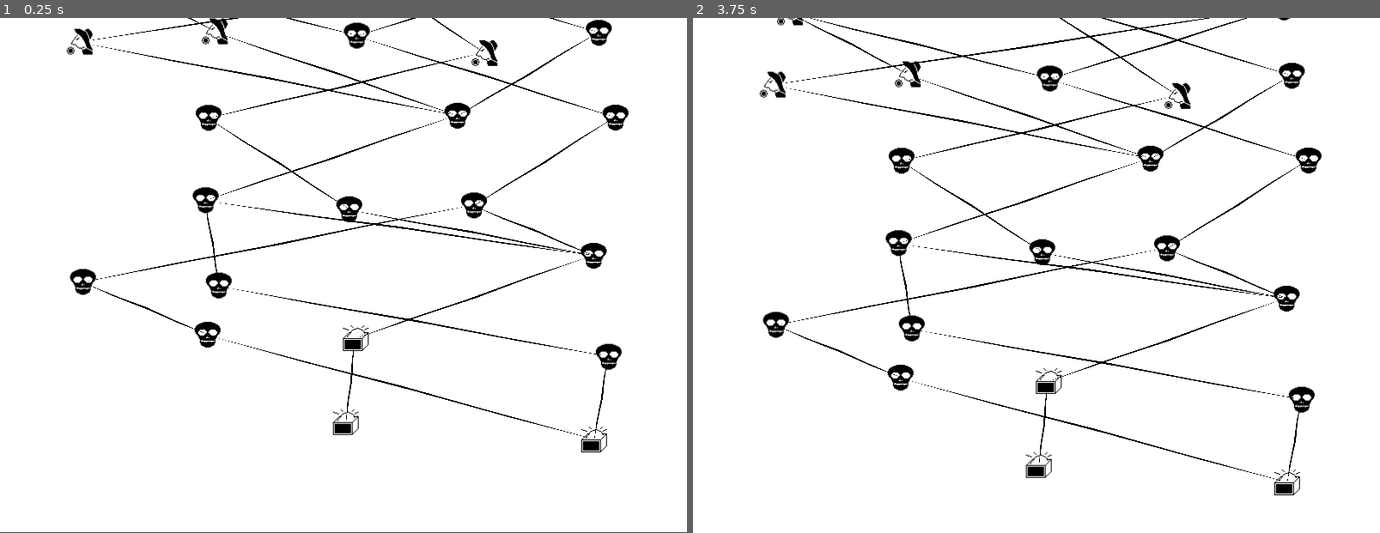
Above: before the commit, frames 1-2 (left to right).
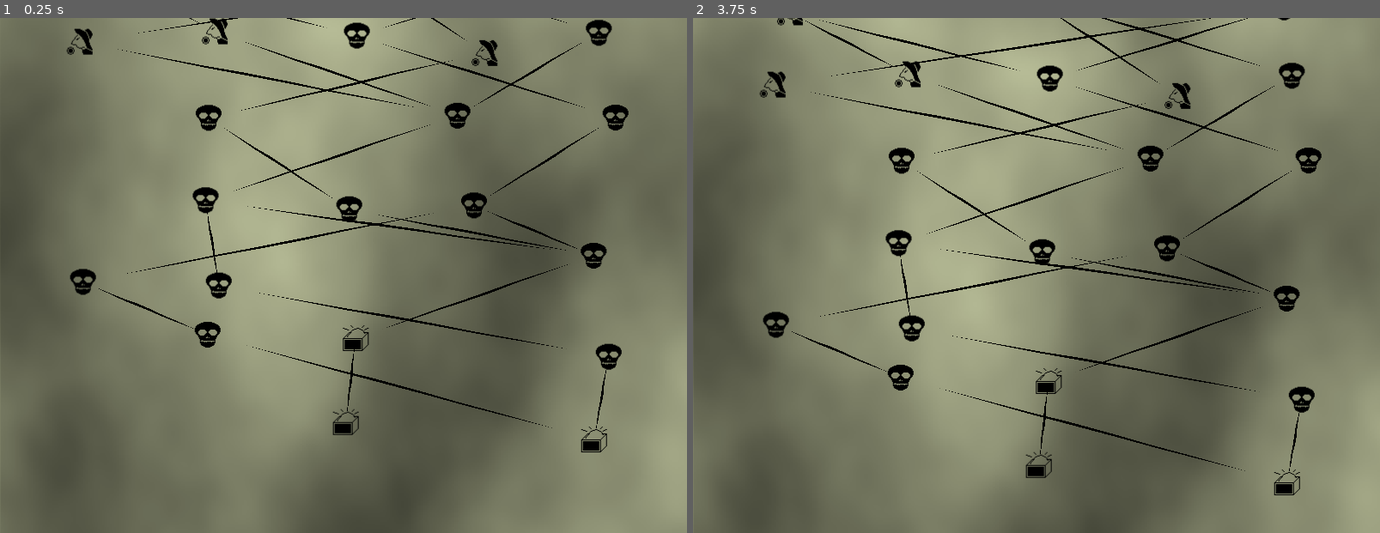
Above: after the commit, the same moments.

Repository: GrueGoblin/RogueliteMap
Game: Godot game, scene res://Game/Scenes/Map/InPlay.tscn
The game is run twice, just before and just after one commit, with the same random seed, the same clock (stepped at 60 frames per second) and the same inputs. The project has no main scene, so this scene is started directly.
Inputs (mouse positions are in pixels of both pictures, inside the frame that each line leads up to):
- Up to frame 1 (0.25 s): no input
- Up to frame 2 (3.75 s): click (1036, 419) at 0.52 s; click (1036, 419) at 1.27 s; click (1036, 419) at 2.02 s; tap Enter at 2.75 s; move the mouse to (1187, 249) at 2.77 s; tap Mouse wheel down (wheel_down) at 2.85 s; tap Space at 3.5 s; move the mouse to (899, 301) at 3.52 s; tap Mouse wheel up (wheel_up) at 3.6 s

The runs differ from the first frame. In frame 1, 97% of the frame differs, in the area x 0-100%, y 0-100%; in frame 2, 97%.

Commit message:
Improved line shader play

Diff:
--- a/Game/Scenes/Map/InPlay.tscn
+++ b/Game/Scenes/Map/InPlay.tscn
@@ -1,13 +1,25 @@
-[gd_scene load_steps=3 format=2]
+[gd_scene load_steps=4 format=2]
 
 [ext_resource path="res://Game/Scenes/Map/InPlay.gd" type="Script" id=1]
-[ext_resource path="res://Game/Graphics/TestBck.png" type="Texture" id=2]
+
+[sub_resource type="OpenSimplexNoise" id=1]
+seed = 2
+octaves = 7
+period = 256.0
+persistence = 0.615
+lacunarity = 1.59
+
+[sub_resource type="NoiseTexture" id=2]
+noise = SubResource( 1 )
 
 [node name="Node2D" type="Node2D" groups=["MapContext"]]
 script = ExtResource( 1 )
 
 [node name="TestBck" type="Sprite" parent="."]
-texture = ExtResource( 2 )
+modulate = Color( 0.972549, 1, 0.8, 1 )
+position = Vector2( 0, 0.999969 )
+scale = Vector2( 1.56641, 2.00195 )
+texture = SubResource( 2 )
 centered = false
 
 [node name="Camera2D" type="Camera2D" parent="."]
Binary file changed: Game/Graphics/MapConnection/Connect.png
